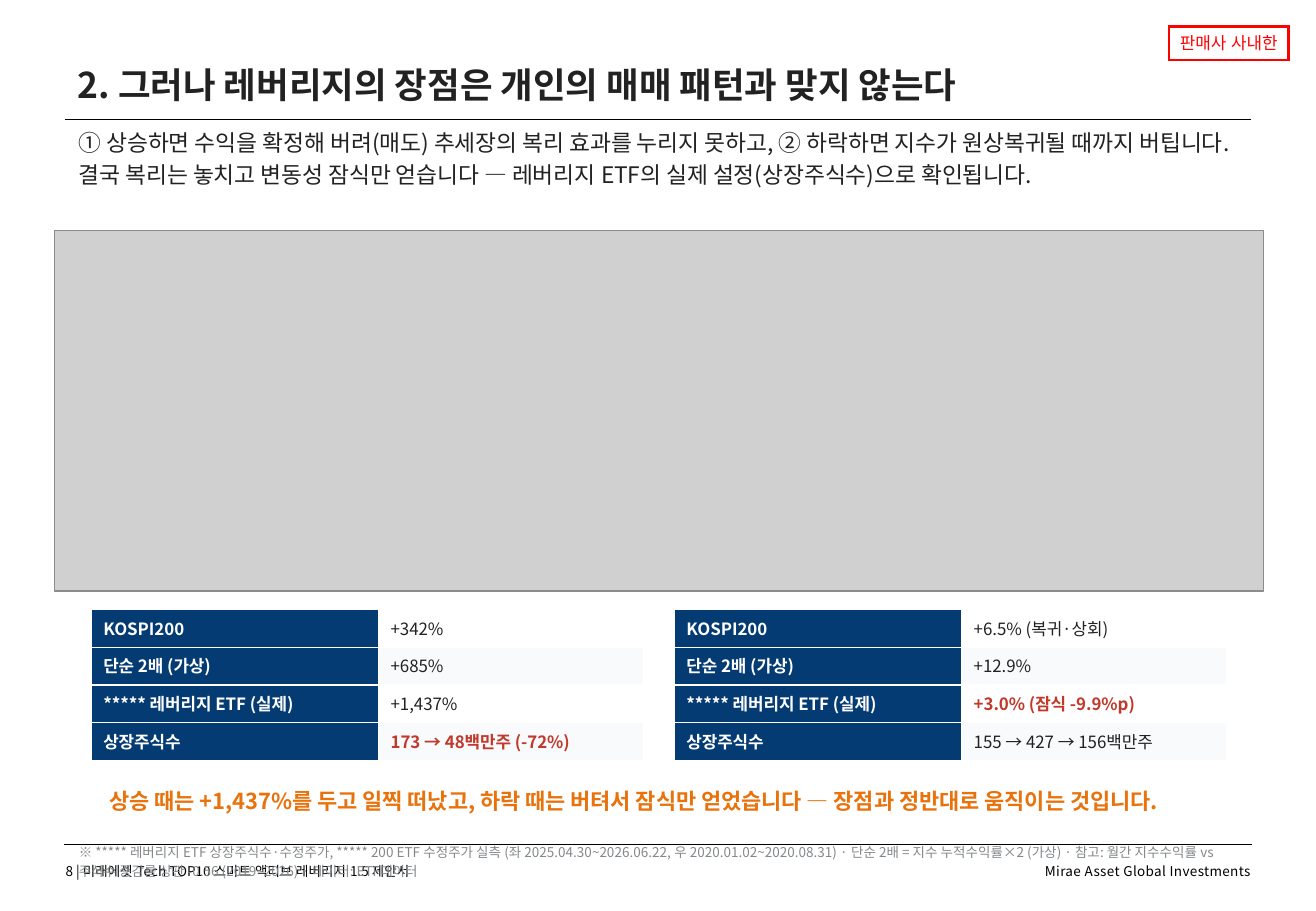
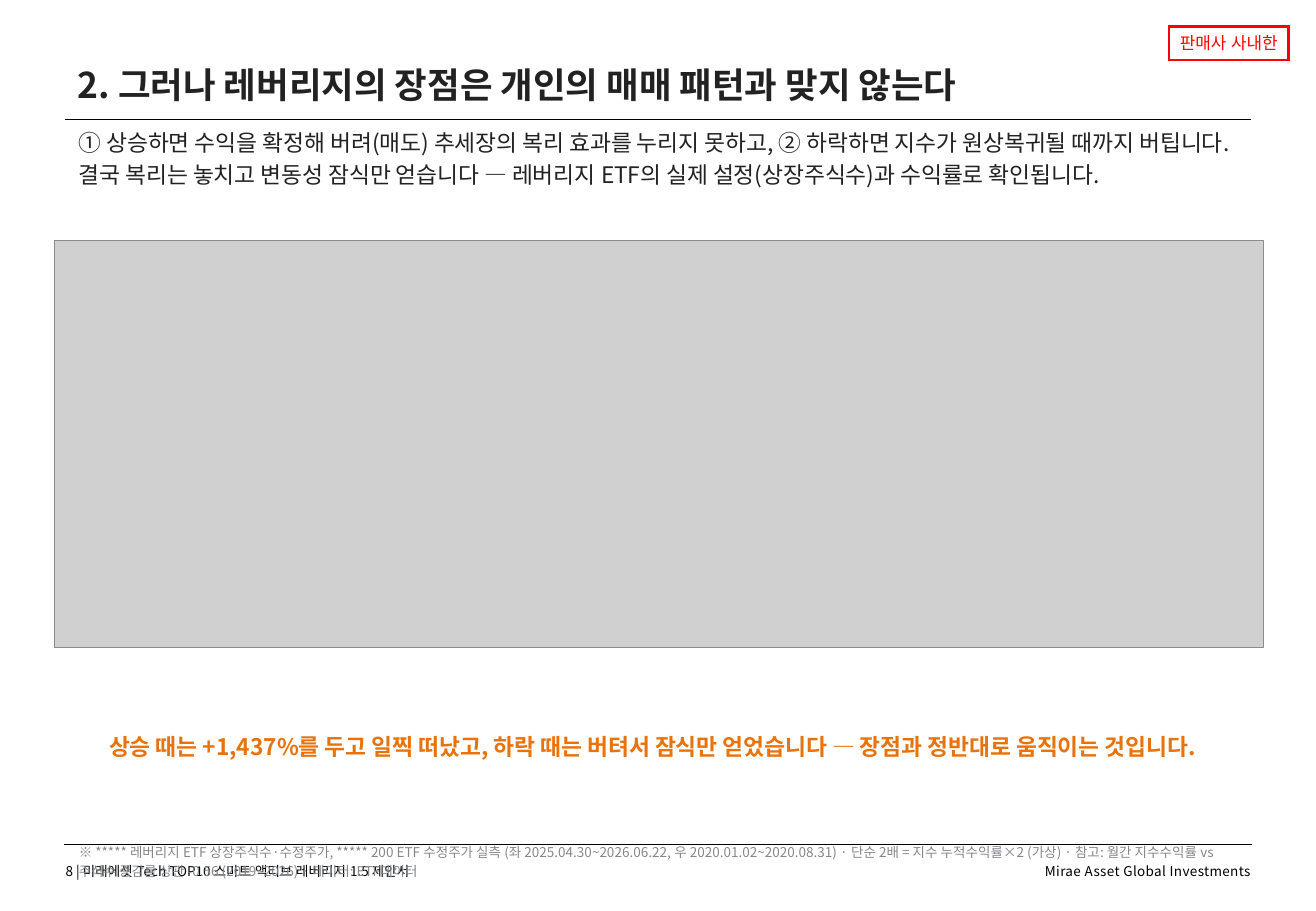
Before and after one commit to gamer383-bit/Volatility-Fund, a slide deck: slide 8 of 제안서/Tech_TOP10_스마트액티브레버리지15_v1_20260812.pptx. Drawn at 1316x911 pixels with LibreOffice and Linux fonts; fonts in the diff are those of the drawing; grey boxes stand for pictures. Boxes give left, top, right and bottom in pixels: in the first picture for what was removed or moved away, otherwise in the second. Text is boxed around its words. In the diff, an @@ line names an element or a change of style, - is before the commit and + after.

```diff
--- a/제안서/Tech_TOP10_스마트액티브레버리지15_v1_20260812.pptx
+++ b/제안서/Tech_TOP10_스마트액티브레버리지15_v1_20260812.pptx
@@ text at box(79, 131, 1229, 188): text changed @@
-① 상승하면 수익을 확정해 버려(매도) 추세장의 복리 효과를 누리지 못하고, ② 하락하면 지수가 원상복귀될 때까지 버팁니다. 결국 복리는 놓치고 변동성 잠식만 얻습니다 — 레버리지 ETF의 실제 설정(상장주식수)으로 확인됩니다.
+① 상승하면 수익을 확정해 버려(매도) 추세장의 복리 효과를 누리지 못하고, ② 하락하면 지수가 원상복귀될 때까지 버팁니다. 결국 복리는 놓치고 변동성 잠식만 얻습니다 — 레버리지 ETF의 실제 설정(상장주식수)과 수익률로 확인됩니다.
@@ picture: place and size @@
-picture at box(55, 231, 1264, 592)
+picture at box(55, 241, 1264, 648)
@@ table removed at box(91, 610, 644, 761), 4 rows, 2 columns @@
-KOSPI200 | +342%
-단순 2배 (가상) | +685%
-***** 레버리지 ETF (실제) | +1,437%
-상장주식수 | 173 → 48백만주 (-72%)
@@ table removed at box(674, 610, 1227, 761), 4 rows, 2 columns @@
-KOSPI200 | +6.5% (복귀·상회)
-단순 2배 (가상) | +12.9%
-***** 레버리지 ETF (실제) | +3.0% (잠식 -9.9%p)
-상장주식수 | 155 → 427 → 156백만주
@@ text "상승 때는 +1,437%를 두고 일찍 ...": place and size @@
-text "상승 때는 +1,437%를 두고 일찍 ..." at box(109, 790, 1157, 814)
+text "상승 때는 +1,437%를 두고 일찍 ..." at box(109, 736, 1196, 760)
@@ text "상승 때는 +1,437%를 두고 일찍 ..." at box(109, 736, 1196, 760): size 13 to 13.5 pt @@
```
Also in this commit, not shown: 2 other files.
